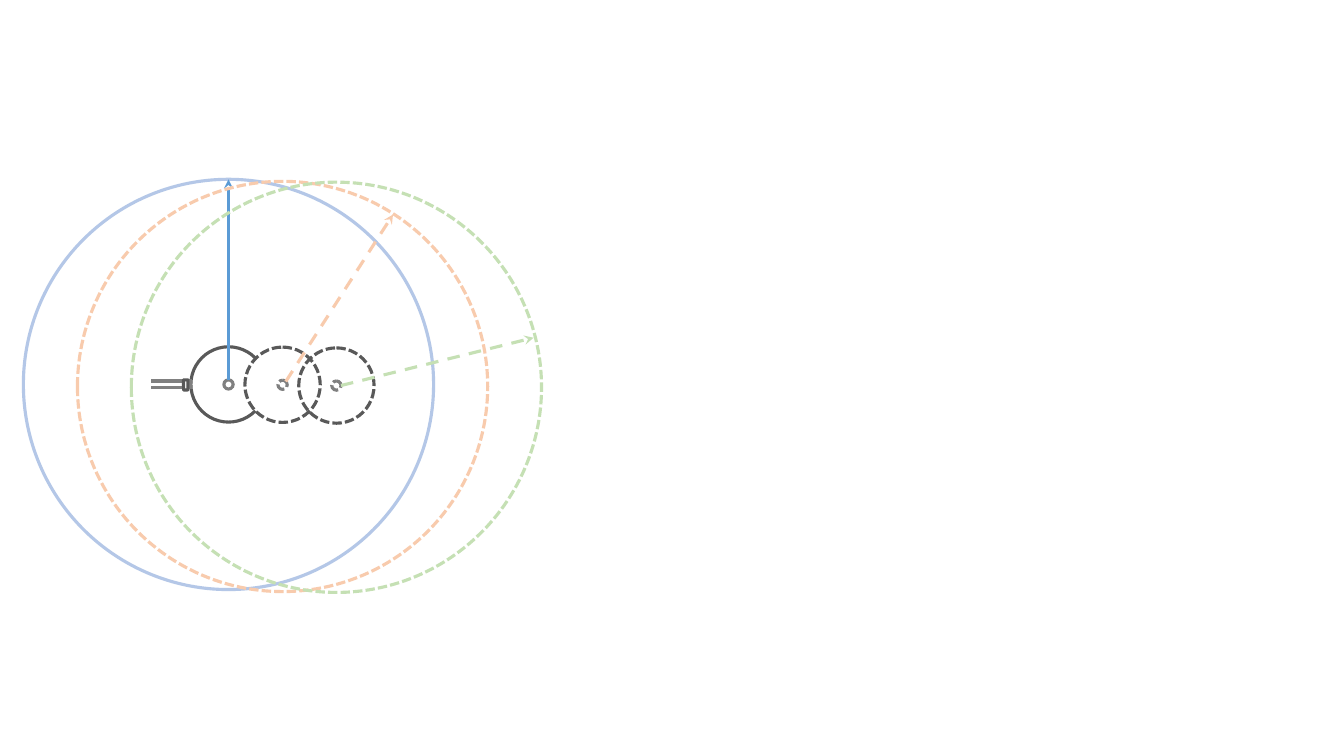
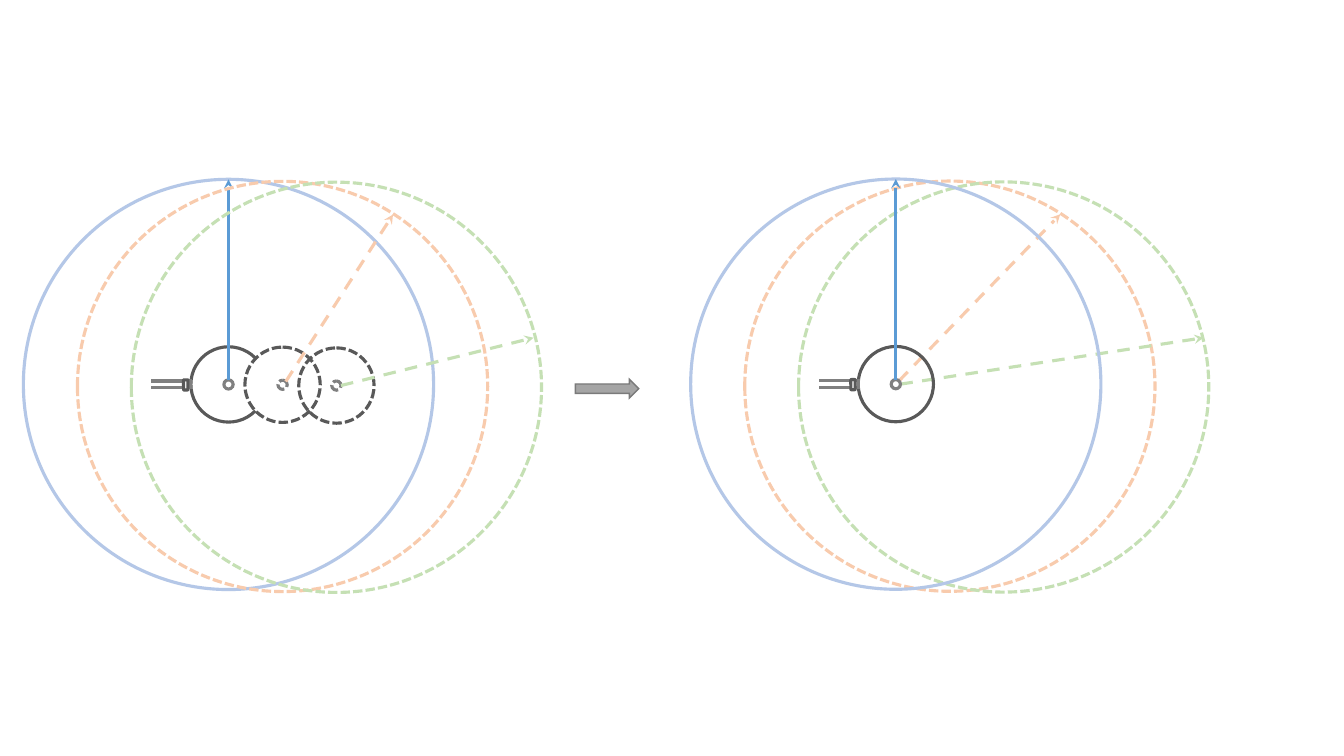
Before and after one commit to Kang-YC/my_backup, a slide deck: slide 6 of 示意图.pptx. Drawn at 1344x756 pixels with LibreOffice and Linux fonts; fonts in the diff are those of the drawing. Boxes give left, top, right and bottom in pixels: in the first picture for what was removed or moved away, otherwise in the second. Text is boxed around its words. In the diff, an @@ line names an element or a change of style, - is before the commit and + after.

```diff
--- a/示意图.pptx
+++ b/示意图.pptx
@@ group added at box(576, 179, 1209, 592): 5 ellipses, 3 arrows, 2 rectangles, 1 rounded rectangle, 1 right arrow @@
```
Also in this commit, not shown: 1 slide added, 1 other file.
